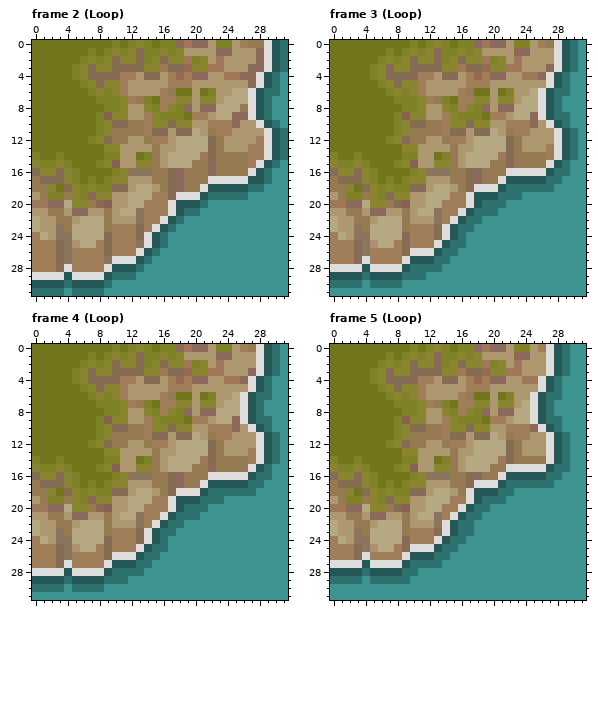
Pixel-art file: Sprites Feitos/Feitos/ase/TileMap/Water-TileMap-Animation.ase. Above, as it was before the edit.
32x32 pixels, 12 frames. Colours within 5 levels of each other are drawn and written as one. Shown: frame 2 (Loop), frame 3 (Loop), frame 4 (Loop), frame 5 (Loop). The commit also changed other frames, which this record leaves out.
And afterwards:
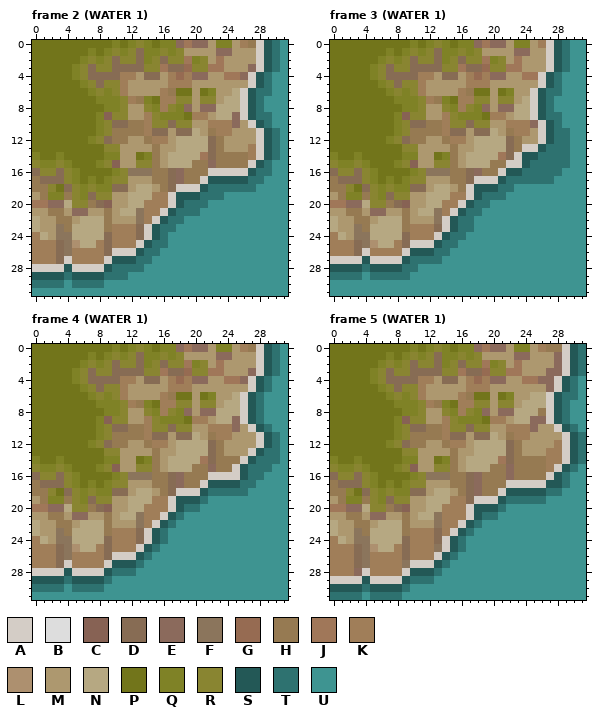
Palette (. is transparent): A #d4cdc6  B #dddddd  C #876254  D #876c54  E #8b6a5c  F #8b755c  G #966b52  H #967a52  J #a07759  K #a07e59  L #ad906f  M #ad986f  N #b6a882  P #72751b  Q #7f8226  R #898531  S #235856  T #2e7270  U #3e9491
Changes in this commit:
Changed rows in their new state; - is an unchanged pixel.
Frame 2 (WATER 1):
first column x 0:
 0 ----------------------------ASTU
 1 ----------------------------ASTU
 2 ----------------------------ASTU
 3 ----------------------------ASTU
 4 ---------------------------ASTU-
 5 ---------------------------ASTU-
 6 --------------------------AST-U-
 7 --------------------------ASTU--
 8 --------------------------ASTU--
 9 --------------------------AST---
10 ---------------------------ASTU-
11 ----------------------------ASTU
12 ----------------------------ASTU
13 ----------------------------ASTU
14 ----------------------------ASTU
15 ---------------------------ASTU-
16 ----------------------AAAAAST---
17 ---------------------ASSSSSTTU--
18 ------------------AAASTTTTT-U---
19 -----------------ASSST--UUU-----
20 -----------------A-TT-----------
21 ----------------AST-------------
22 ---------------AST--------------
23 --------------AST---------------
24 --------------A-----------------
25 -------------AST----------------
26 ----------AAAST-----------------
27 ----A----ASSST------------------
28 AAAASAAAASTTT-------------------
29 SSSSTSSSST--U-------------------
30 TTTTUTTTTU----------------------
31 UUUU-UUUU-----------------------
Frame 3 (WATER 1):
first column x 0:
 0 ---------------------------ASTU
 1 ---------------------------ASTU
 2 ---------------------------ASTU
 3 ---------------------------ASTU
 4 --------------------------ASTU-
 5 --------------------------ASTU-
 6 -------------------------AST-U-
 7 -------------------------ASTU--
 8 -------------------------ASTU--
 9 -------------------------AST-U-
10 --------------------------ASTU-
11 --------------------------ASTTU
12 --------------------------ASTTU
13 ------------------------AASTTTU
14 -----------------------ASSTTTTU
15 ----------------------AASTTTT--
16 ---------------------ASSTTTT-U-
17 ------------------AAASTTTTT-U--
18 -----------------ASSST-UUUUU---
19 -----------------A-TT-UU-------
20 ----------------AST-UU---------
21 ---------------AST-UU----------
22 --------------AST-U------------
23 --------------A----------------
24 -------------AST---------------
25 ----------AAAST-U--------------
26 ----A----ASSST-U---------------
27 AAAASAAAASTTT-U----------------
28 SSSSTSSSST-UUU-----------------
29 TTTTUTTTT-UU-------------------
30 UUUU-UUUU----------------------
Frame 4 (WATER 1):
first column x 0:
 0 ----------------------------A-
 1 ----------------------------A-
 2 ----------------------------A-
 3 ----------------------------A-
 4 ---------------------------A--
 5 ---------------------------A--
 6 --------------------------A--U
 7 --------------------------A---
 8 --------------------------A---
 9 --------------------------A--U
10 ---------------------------A--
11 ----------------------------A-
12 ----------------------------A-
13 ---------------------------AST
14 --------------------------ASTT
15 -------------------------ASTT-
16 ----------------------AAAAST-U
17 ---------------------A----T-U-
18 ------------------AAA------U--
19 -----------------A----UU------
20 -----------------A---U--------
21 ----------------A--UU---------
22 ---------------A--U-----------
23 --------------A--U------------
24 --------------A---------------
25 -------------A--U-------------
26 ----------AAA--U--------------
27 ----A----A----U---------------
28 AAAA-AAAA----U----------------
29 ----------UU------------------
Frame 5 (WATER 1):
first column x 0:
 0 ---------------------------HHAST
 1 ---------------------------MEAST
 2 ---------------------------MEAST
 3 ---------------------------EEAST
 4 --------------------------EEAST-
 5 --------------------------MEAST-
 6 -------------------------NNASTT-
 7 -------------------------NNAST--
 8 -------------------------NHAST--
 9 -------------------------EEAST--
10 --------------------------MMAST-
11 ---------------------------MMAST
12 ---------------------------MKAST
13 ---------------------------KKAST
14 ---------------------------KKAST
15 ----------------------EHHHHKAST-
16 ---------------------HEHHHHAST--
17 ------------------EHHHAAAAASST--
18 -----------------DEHHASSSSSTT---
19 -----------------DAAASTTTTT-----
20 ----------------KASSST----------
21 ---------------KKASTT-----------
22 --------------KKAST-------------
23 --------------KAS---------------
24 -------------DAS----------------
25 ----------KKKFAST---------------
26 ----F----DKKKAST----------------
27 KKKDFKKKKFAAAST-----------------
28 KKKEAKKKKASSST------------------
29 AAAASAAAASTTT-------------------
30 SSSSTSSSST----------------------
31 TTTT-TTTT-----------------------
